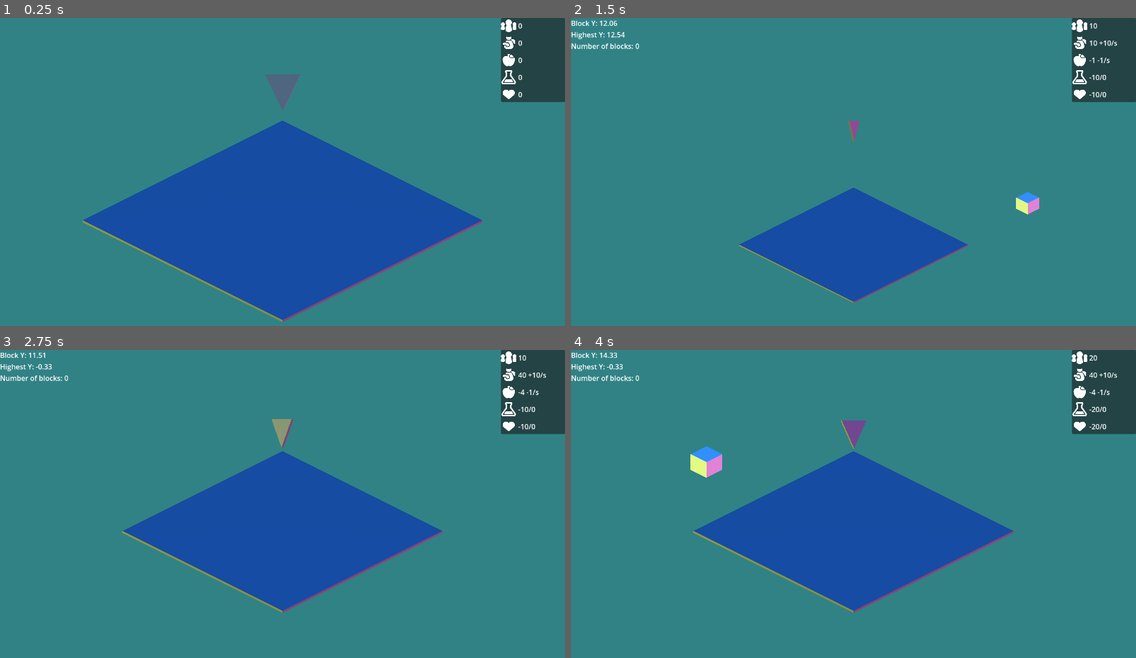
Above: before the commit, frames 1-4 (two rows, left to right).
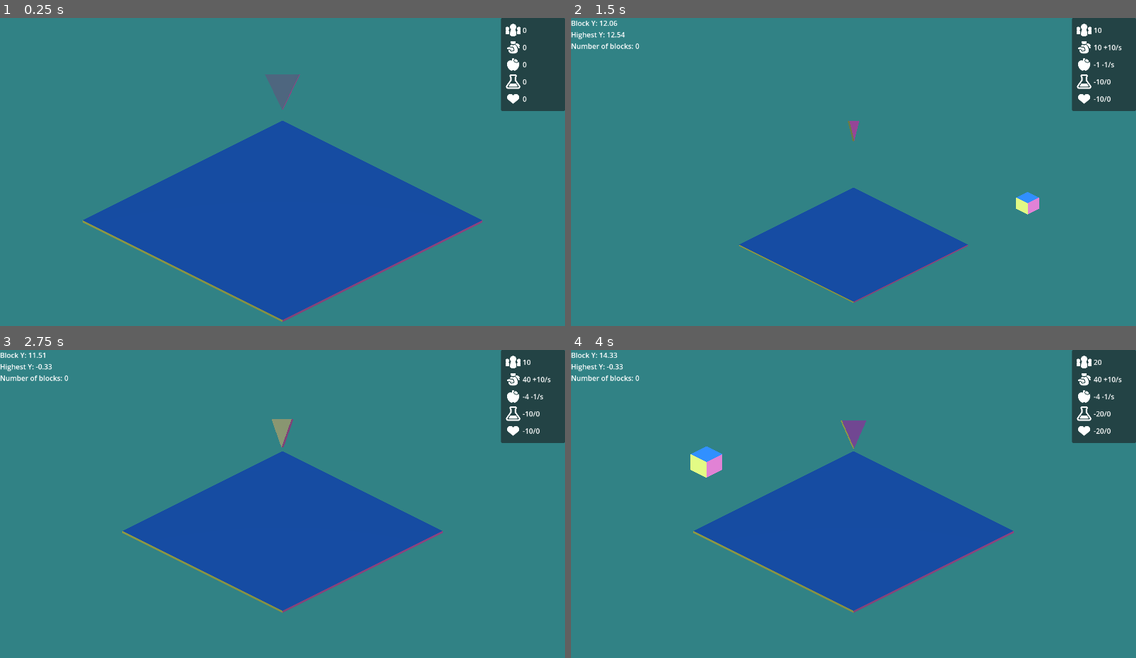
Above: after the commit, the same moments.

Repository: dream-team-reborn/godot-wild-jam-73
Game: Godot game, scene res://scenes/game.tscn
Same seed, same stepped clock (60 frames per second), same inputs: the game is played once before the commit and once after it. The engine's default icon, where the game draws it, is replaced by a stand-in: a white triangle on a blue panel in a dark square.
Inputs (mouse positions are in pixels of both pictures, inside the frame that each line leads up to):
- Up to frame 1 (0.25 s): no input
- Up to frame 2 (1.5 s): move the mouse to (977, 159) at 0.52 s; hold Right (move_right) 0.53-1.25 s; hold Space (confirm) 0.53-1.25 s; click (977, 159) at 0.67 s; drag from (740, 193) to (825, 239) at 1.27 s
- Up to frame 3 (2.75 s): move the mouse to (339, 439) at 2.02 s; hold Right (move_right) from 2.03 s (still down); hold Space (confirm) from 2.03 s (still down)
- Up to frame 4 (4 s): release Right (move_right) at 2.75 s; release Space (confirm) at 2.75 s; drag from (825, 571) to (684, 460) at 2.77 s; move the mouse to (1023, 556) at 3.52 s; hold Left (move_left) from 3.53 s (still down); hold Space (confirm) from 3.53 s (still down)

The runs differ from the first frame. In frame 1, 0.9% of the frame differs, in the area x 88-100%, y 0-31%; in frame 2, 1.1%; in frame 3, 1.1%; in frame 4, 1.1%.

Commit message:
Add margin

Diff:
--- a/scenes/gui_manager.tscn
+++ b/scenes/gui_manager.tscn
@@ -27,6 +27,10 @@
 
 [node name="MarginContainer" type="MarginContainer" parent="PanelContainer"]
 layout_mode = 2
+theme_override_constants/margin_left = 10
+theme_override_constants/margin_top = 10
+theme_override_constants/margin_right = 10
+theme_override_constants/margin_bottom = 10
 
 [node name="HBoxContainer" type="VBoxContainer" parent="PanelContainer/MarginContainer"]
 layout_mode = 2
